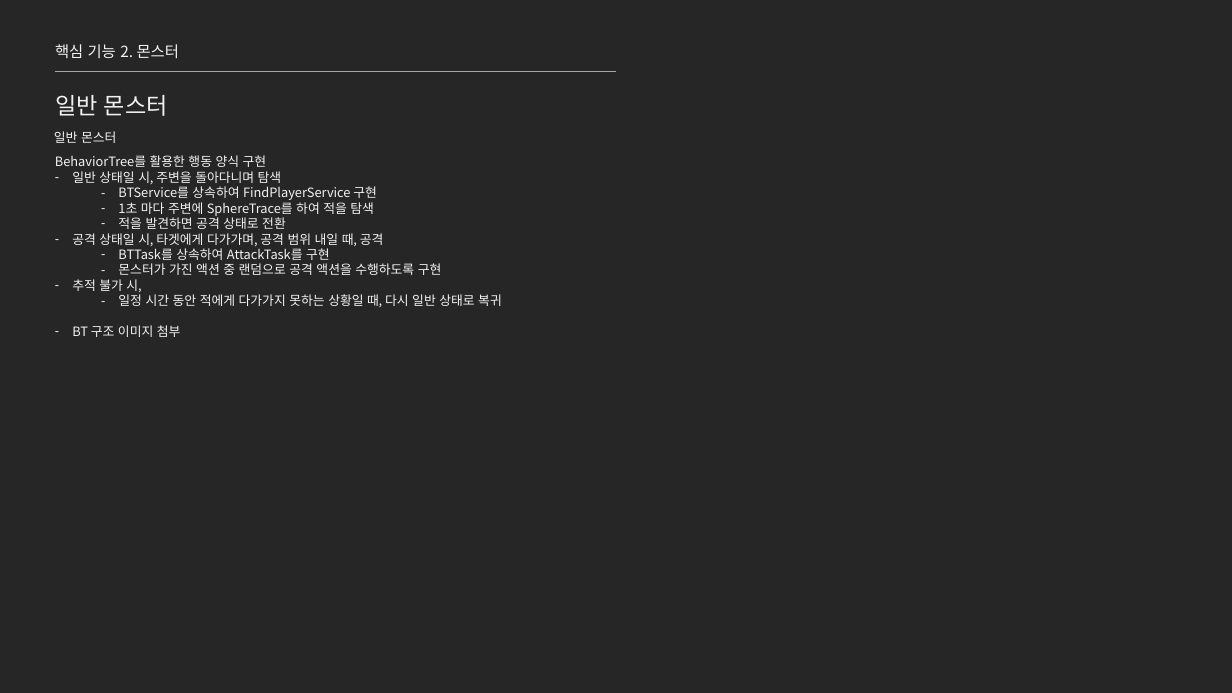
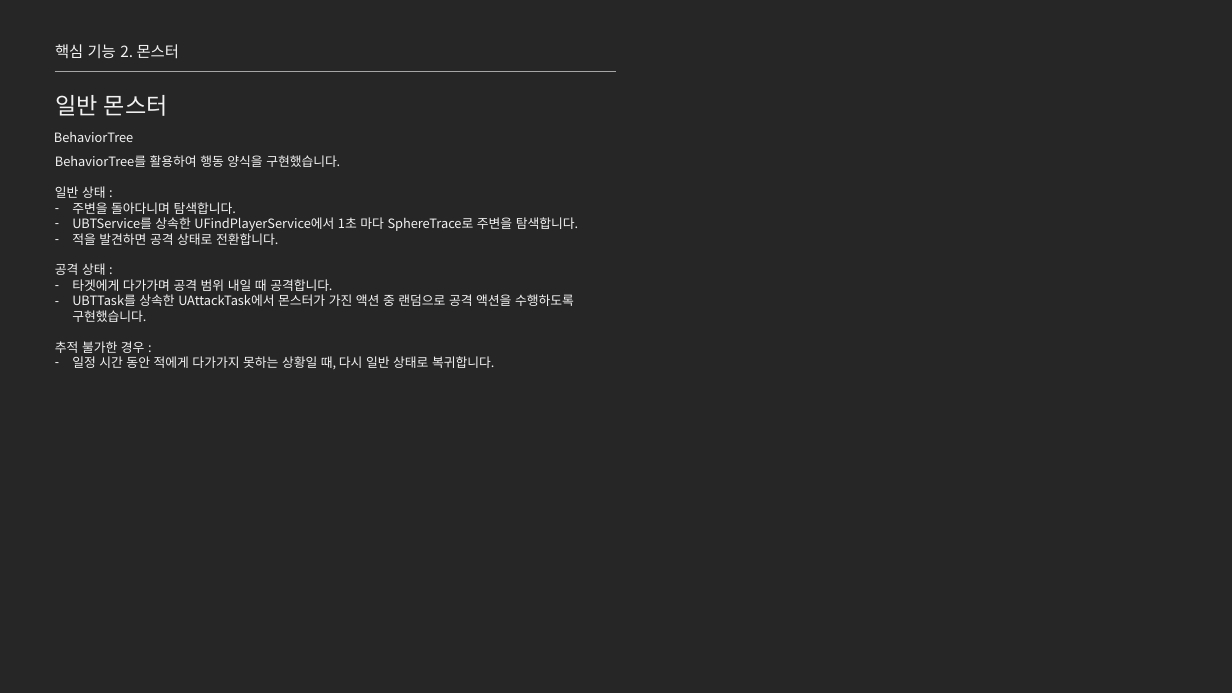
Before and after one commit to jhk0701/project-ARPGHunter, a slide deck: slide 18 of Docs/UnrealEngine_문서_김정환.pptx. Drawn at 1232x693 pixels with LibreOffice and Linux fonts; fonts in the diff are those of the drawing. Boxes give left, top, right and bottom in pixels: in the first picture for what was removed or moved away, otherwise in the second. Text is boxed around its words. In the diff, an @@ line names an element or a change of style, - is before the commit and + after.

```diff
--- a/Docs/UnrealEngine_문서_김정환.pptx
+++ b/Docs/UnrealEngine_문서_김정환.pptx
@@ text at bbox=[54, 132, 133, 142]: text changed @@
-일반 몬스터
+BehaviorTree
@@ text at bbox=[55, 155, 578, 369]: text changed @@
-BehaviorTree를 활용한 행동 양식 구현
-– 일반 상태일 시, 주변을 돌아다니며 탐색
-  – BTService를 상속하여 FindPlayerService 구현
-  – 1초 마다 주변에 SphereTrace를 하여 적을 탐색
-  – 적을 발견하면 공격 상태로 전환
-– 공격 상태일 시, 타겟에게 다가가며, 공격 범위 내일 때, 공격
-  – BTTask를 상속하여 AttackTask를 구현
-  – 몬스터가 가진 액션 중 랜덤으로 공격 액션을 수행하도록 구현
-– 추적 불가 시,
-  – 일정 시간 동안 적에게 다가가지 못하는 상황일 때, 다시 일반 상태로 복귀
-– BT 구조 이미지 첨부
+BehaviorTree를 활용하여 행동 양식을 구현했습니다.
+일반 상태 :
+– 주변을 돌아다니며 탐색합니다.
+– UBTService를 상속한 UFindPlayerService에서 1초 마다 SphereTrace로 주변을 탐색합니다.
+– 적을 발견하면 공격 상태로 전환합니다.
+공격 상태 :
+– 타겟에게 다가가며 공격 범위 내일 때 공격합니다.
+– UBTTask를 상속한 UAttackTask에서 몬스터가 가진 액션 중 랜덤으로 공격 액션을 수행하도록 구현했습니다.
+추적 불가한 경우 :
+– 일정 시간 동안 적에게 다가가지 못하는 상황일 때, 다시 일반 상태로 복귀합니다.
```
Also in this commit, not shown: 2 other slides changed, 1 slide added.
